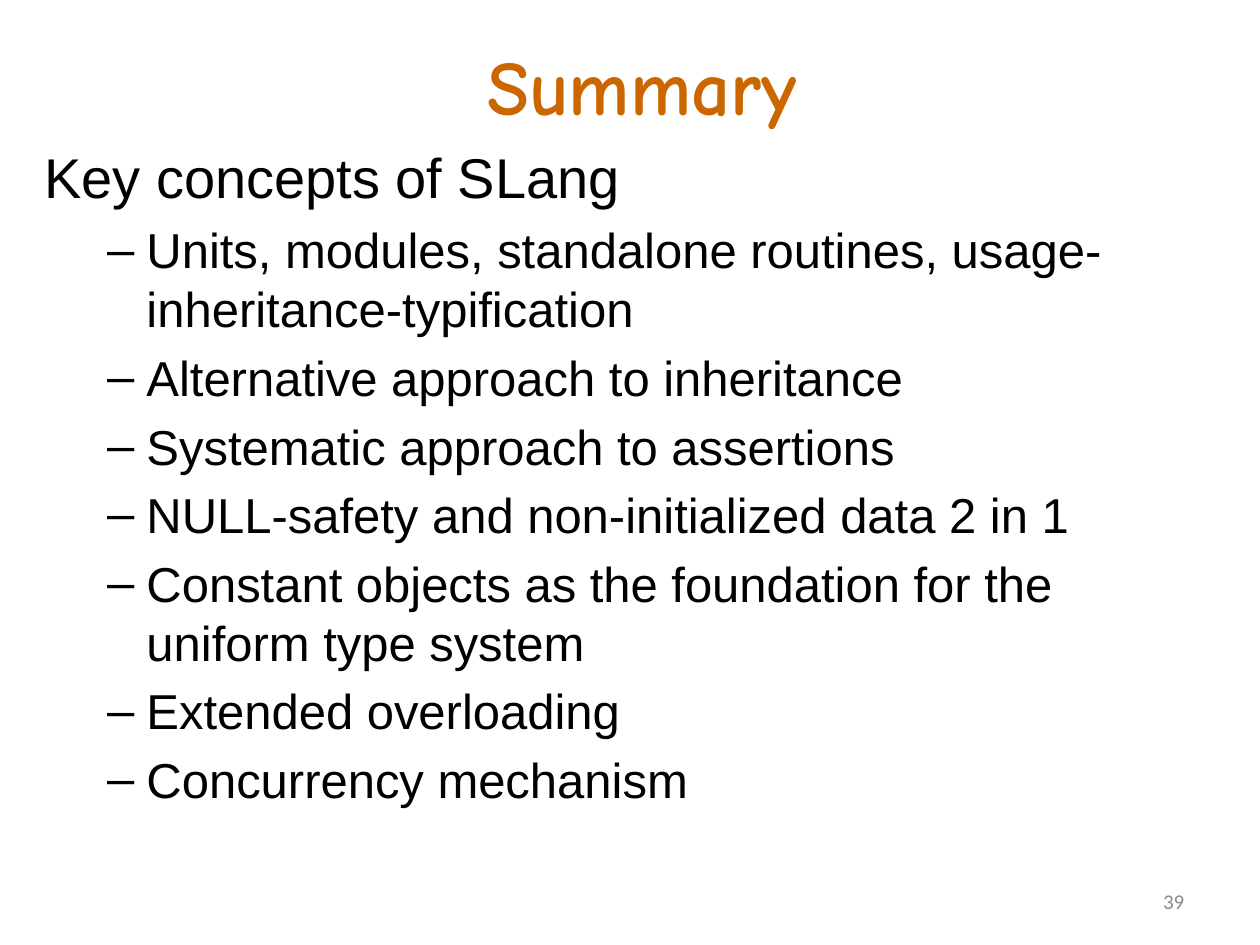
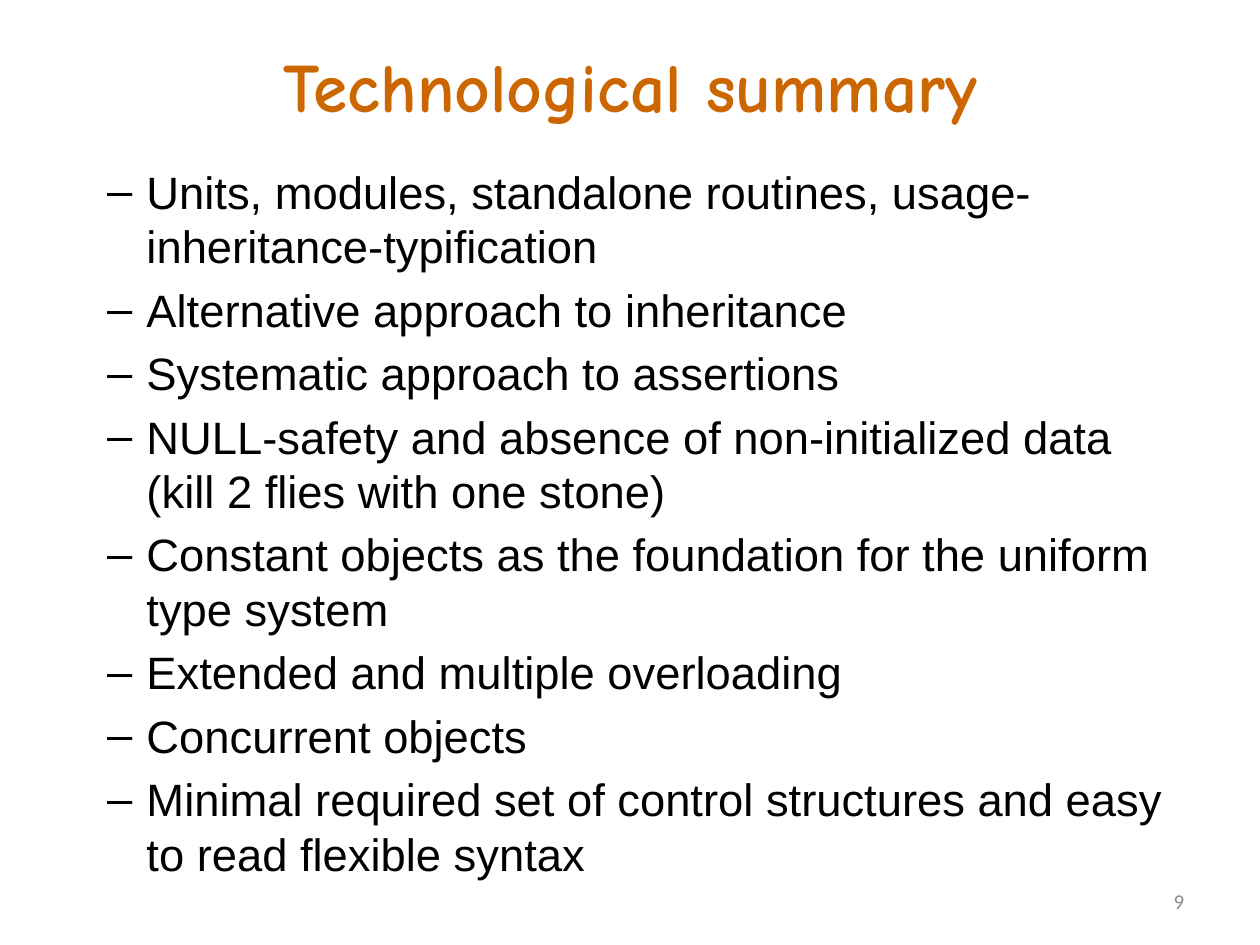
Before and after one commit to akanatov/SLang-, a slide deck: slide 9 of Docs/SLang E# 2022.pptx (slide 39 before the commit). Drawn at 1260x945 pixels with LibreOffice and Linux fonts; fonts in the diff are those of the drawing. Boxes give left, top, right and bottom in pixels: in the first picture for what was removed or moved away, otherwise in the second. Text is boxed around its words. In the diff, an @@ line names an element or a change of style, - is before the commit and + after.

Commit message:
Core is parsed fully again with Cardinal in it. Syntax is updated as well

```diff
--- a/Docs/SLang E# 2022.pptx
+++ b/Docs/SLang E# 2022.pptx
@@ title at [283, 65, 977, 125]: text changed; size 44 to 39.6 pt @@
-Summary
+Technological summary
@@ text "Units, modules, standalone routines, usage-inheritance-typif ...": place and size @@
-text "Units, modules, standalone routines, usage-inheritance-typif ..." at [44, 157, 1102, 808]
+text "Units, modules, standalone routines, usage-inheritance-typif ..." at [146, 176, 1162, 880]
@@ text at [44, 157, 620, 209]: paragraph removed @@
-Key concepts of SLang
@@ text at [146, 176, 1149, 635]: size 28 to 25.9 pt in "Units, modules, standalone routines, usage-inheritance-typif ...", "Alternative approach to inheritance", "Systematic approach to assertions", "Constant objects as the foundation for the ..." @@
@@ text at [146, 421, 1111, 517]: text changed; size 28 to 25.9 pt @@
-  – NULL-safety and non-initialized data 2 in 1
+  – NULL-safety and absence of non-initialized data (kill 2 flies with one stone)
@@ text at [146, 656, 1162, 880]: text changed; size 28 to 25.9 pt @@
-  – Extended overloading
-  – Concurrency mechanism
+  – Extended and multiple overloading
+  – Concurrent objects
+  – Minimal required set of control structures and easy to read flexible syntax
@@ page number at [1174, 895, 1185, 909]: text changed @@
-39
+9
```
Also in this commit, not shown: 18 other slides changed, 17 slides added, 4 slides removed, 8 other files.
